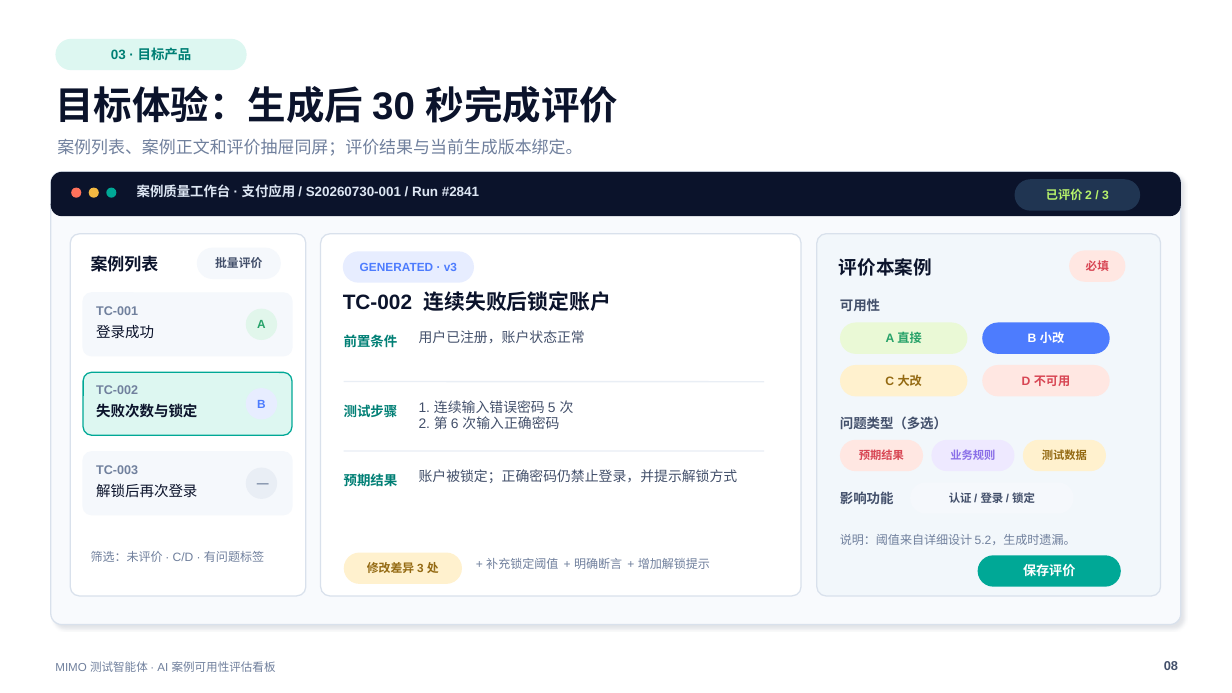
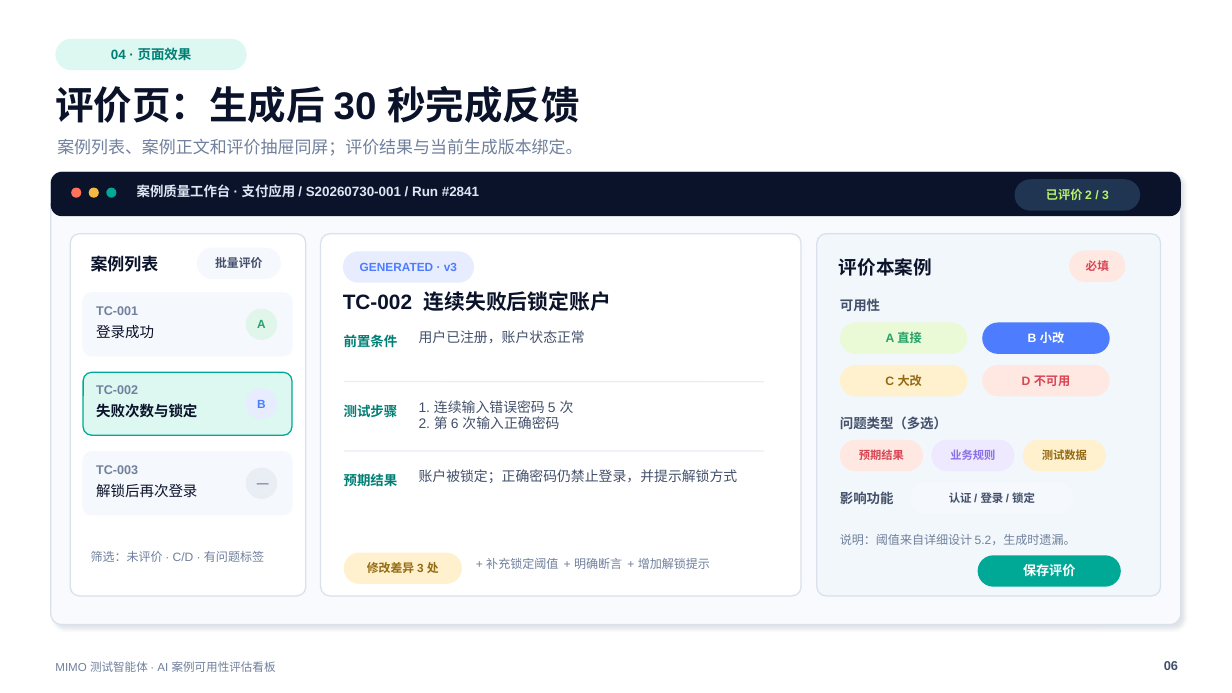
Before and after one commit to RKK222/intelligent-test-agent, a slide deck: slide 6 of artifacts/ai-case-usability-opening/AI案例可用性评估看板-开题汇报.pptx (slide 8 before the commit). Drawn at 1232x693 pixels with LibreOffice and Linux fonts; fonts in the diff are those of the drawing. Boxes give left, top, right and bottom in pixels: in the first picture for what was removed or moved away, otherwise in the second. Text is boxed around its words. In the diff, an @@ line names an element or a change of style, - is before the commit and + after.

```diff
--- a/artifacts/ai-case-usability-opening/AI案例可用性评估看板-开题汇报.pptx
+++ b/artifacts/ai-case-usability-opening/AI案例可用性评估看板-开题汇报.pptx
@@ text at bbox=[111, 47, 192, 60]: text changed @@
-03 · 目标产品
+04 · 页面效果
@@ text at bbox=[55, 86, 579, 123]: text changed @@
-目标体验：生成后 30 秒完成评价
+评价页：生成后 30 秒完成反馈
```
Also in this commit, not shown: 4 other slides changed, 2 slides added, 11 slides removed, 2 other files.
